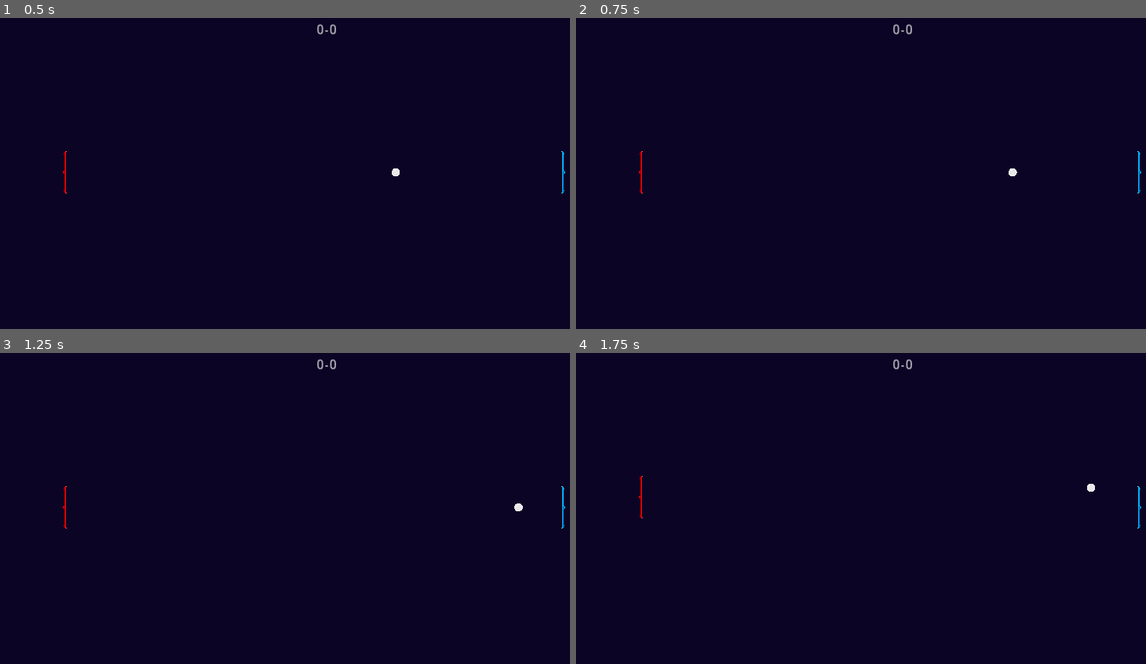
Above: before the commit, frames 1-4 (two rows, left to right).
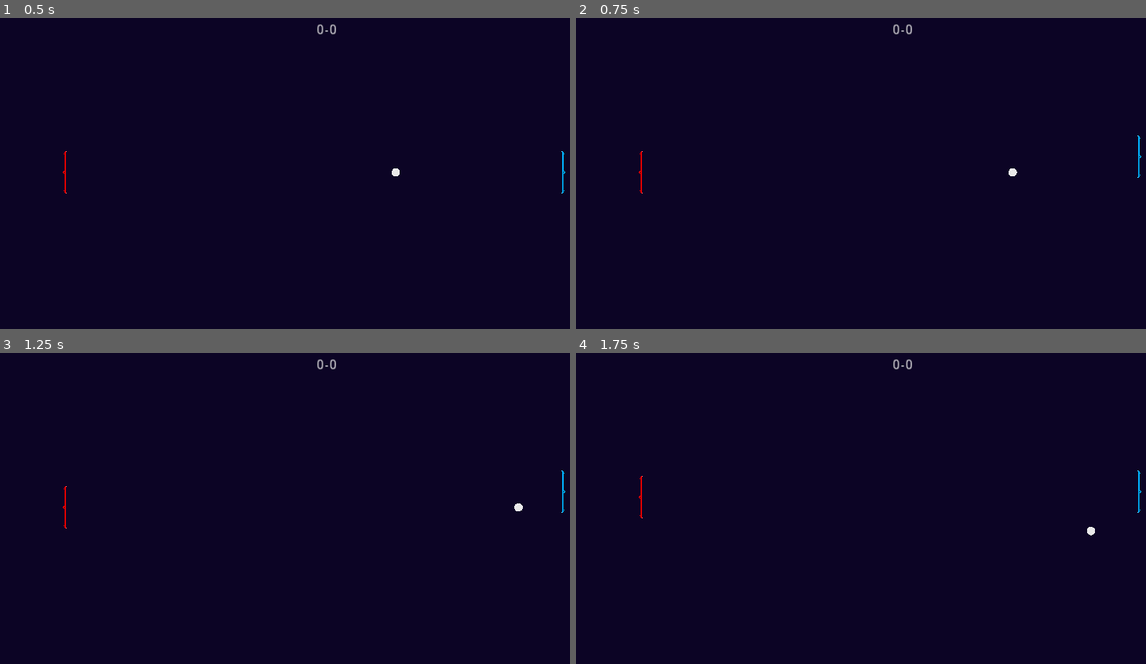
Above: after the commit, the same moments.

Repository: AngeloGi/Godot-Pong
Game: Godot game, scene res://GameScreen.tscn
Same seed, same stepped clock (60 frames per second), same inputs: the game is played once before the commit and once after it.
Inputs (mouse positions are in pixels of both pictures, inside the frame that each line leads up to):
- Up to frame 1 (0.5 s): no input
- Up to frame 2 (0.75 s): move the mouse to (1026, 157) at 0.52 s; click (1026, 157) at 0.67 s
- Up to frame 3 (1.25 s): no input
- Up to frame 4 (1.75 s): drag from (764, 524) to (644, 496) at 1.27 s

Frame 1 is identical in both runs. In frame 2, less than 0.1% of the frame differs, in the area x 98-100%, y 37-57%; in frame 3, less than 0.1%; in frame 4, 0.1%, in the area x 89-100%, y 37-59%.

Commit message:
fixed edge velocity bug

Diff:
--- a/Project/Paddle.gd
+++ b/Project/Paddle.gd
@@ -34,14 +34,22 @@
 				if event.position.x > 480:
 					position.y = clamp(event.position.y,35,445)
 
+		if event is InputEventScreenTouch:
+			if bool_IsLeftPaddle:
+				if event.position.x <= 480:
+					position.y = clamp(event.position.y,35,445)
+			else:
+				if event.position.x > 480:
+					position.y = clamp(event.position.y,35,445)
+
 func _on_BottomSpinnerArea_body_entered(body):
 	if bool_IsLeftPaddle:
-		body.vec2d_VelocityNormal.y = 130 + rand_range(-20,20)
+		body.vec2d_VelocityNormal.y += 130 + rand_range(-20,20)
 	else:
-		body.vec2d_VelocityNormal.y = -130 + rand_range(-20,20)
+		body.vec2d_VelocityNormal.y += -130 + rand_range(-20,20)
 
 func _on_TopSpinner_body_entered(body):
 	if bool_IsLeftPaddle:
-		body.vec2d_VelocityNormal.y = -130 + rand_range(-20,20)
+		body.vec2d_VelocityNormal.y += -130 + rand_range(-20,20)
 	else:
-		body.vec2d_VelocityNormal.y = 130 + rand_range(-20,20)
+		body.vec2d_VelocityNormal.y += 130 + rand_range(-20,20)
